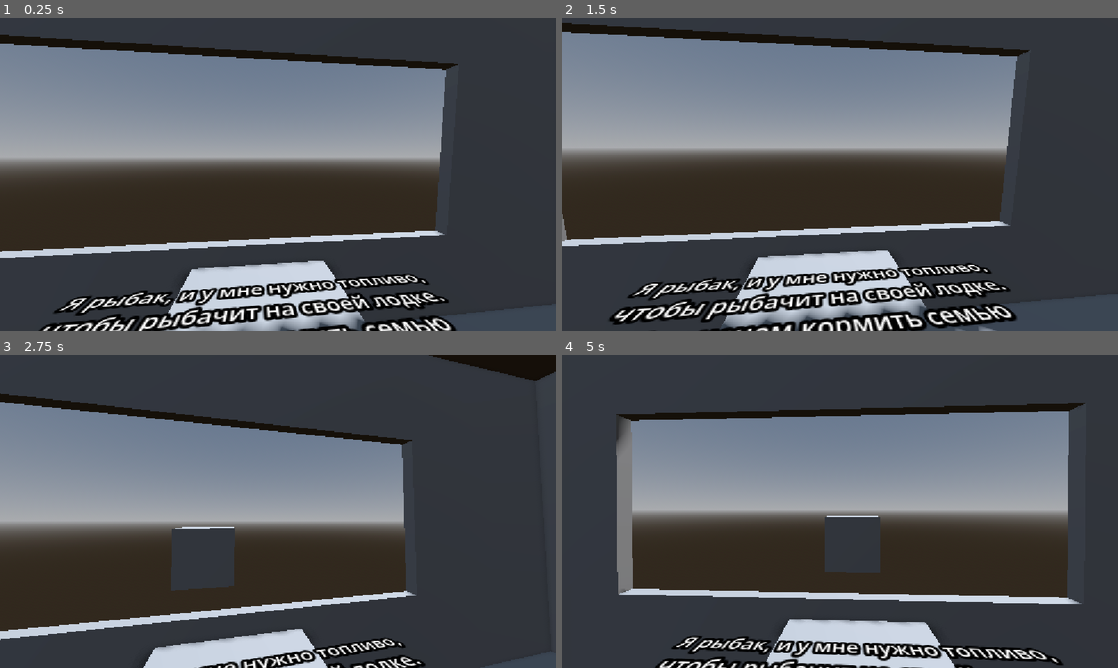
Above: before the commit, frames 1-4 (two rows, left to right).
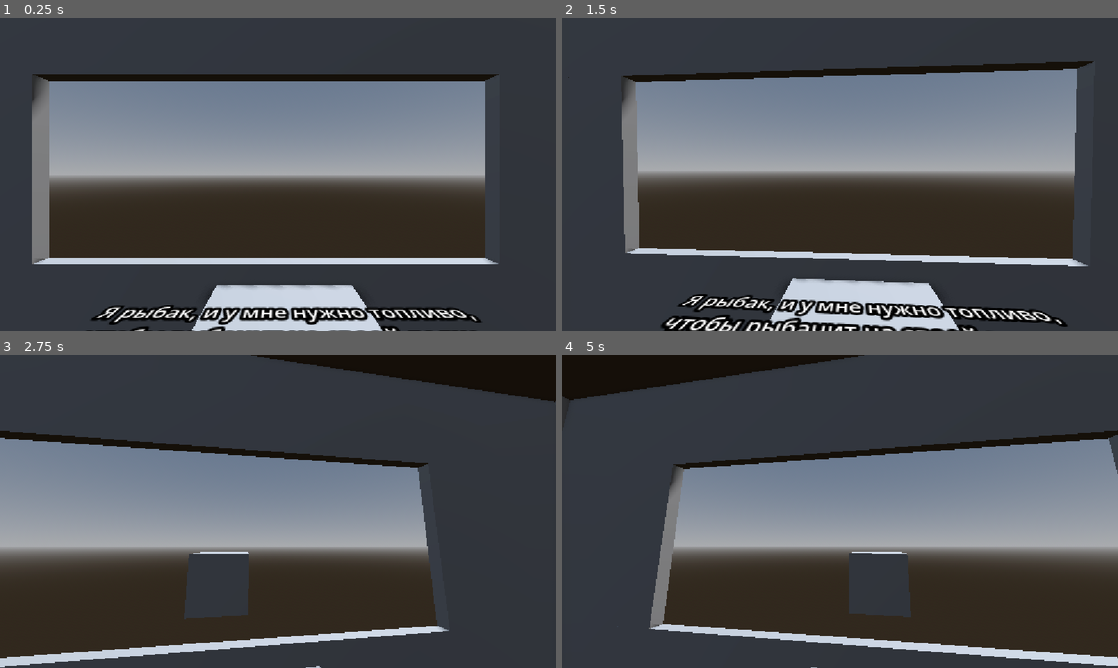
Above: after the commit, the same moments.

Repository: RolicsVin/AZS
Game: Godot game, scene res://scenes/game.tscn
Two runs of this game, one before a commit and one after it. Both use one fixed random seed, a clock stepped at 60 frames per second and the inputs below.
Inputs (mouse positions are in pixels of both pictures, inside the frame that each line leads up to):
- Up to frame 1 (0.25 s): no input
- Up to frame 2 (1.5 s): tap Enter (ui_accept) at 0.5, 0.77 s; move the mouse to (962, 158) at 0.52 s; hold Right (ui_right) 0.53-1.28 s; click (962, 158) at 0.6 s; move the mouse to (728, 190) at 1.27 s; hold Down (ui_down) from 1.28 s (still down); click (728, 190) at 1.35 s
- Up to frame 3 (2.75 s): tap Enter (ui_accept) at 1.52 s; move the mouse to (333, 442) at 2.02 s; release Down (ui_down) at 2.03 s; hold Right (ui_right) from 2.03 s (still down); click (333, 442) at 2.1 s
- Up to frame 4 (5 s): move the mouse to (812, 574) at 2.77 s; release Right (ui_right) at 2.78 s; hold Up (ui_up) 2.78-3.53 s; click (812, 574) at 2.85 s; tap Enter (ui_accept) at 3.02, 3.77, 4.52 s; move the mouse to (1006, 558) at 3.52 s; hold Left (ui_left) from 3.53 s (still down); click (1006, 558) at 3.6 s; move the mouse to (673, 464) at 4.27 s; click (673, 464) at 4.35 s

The runs differ from the first frame. In frame 1, 40% of the frame differs, in the area x 0-100%, y 5-100%; in frame 2, 50%; in frame 3, 36%; in frame 4, 58%, in the area x 0-100%, y 0-100%.

Commit message:
lol reshi ne iskystvennim intellekom

Diff:
--- a/project.godot
+++ b/project.godot
@@ -22,7 +22,7 @@
 
 [display]
 
-window/size/mode=2
+window/size/mode=3
 window/stretch/mode="canvas_items"
 window/stretch/aspect="expand"
 
--- a/scenes/camera_3d.gd
+++ b/scenes/camera_3d.gd
@@ -1,45 +1,34 @@
 
 extends Camera3D
 
-@export var speed = 5.0
-@export var limit = 30.0
-@export var speed1 = 5.0
-@export var limit1 = 0.5
+@export var speed: float = 5.0
+@export var limit: float = 10.0
+@export var mouse_sensitivity: float = 0.1
 
-@export var offset: Vector3
-
-var modepos = false
 var normal_rotation: Vector3
-var normal_position: Vector3
+var mouse_rotation: Vector2 = Vector2.ZERO
 
 func _ready():
 	normal_rotation = rotation_degrees
-	normal_position = position
+	Input.mouse_mode = Input.MOUSE_MODE_VISIBLE
+	get_viewport().warp_mouse(get_viewport().size / 2)
+
+func _input(event):
+	if event is InputEventMouseMotion:
+		mouse_rotation.x -= event.relative.y * mouse_sensitivity
+		mouse_rotation.y -= event.relative.x * mouse_sensitivity
+
+		mouse_rotation.x = clampf(mouse_rotation.x, -limit, limit)
+		mouse_rotation.y = clampf(mouse_rotation.y, -limit, limit)
 
 func _process(delta):
-	if Input.is_action_just_pressed("interact"):
-		modepos = not modepos
+	var target_rotation: Vector3 = normal_rotation + Vector3(
+		mouse_rotation.x,
+		mouse_rotation.y,
+		0.0
+	)
 
-	var mouse = get_viewport().get_mouse_position() / Vector2(get_viewport().size)
-
-	if modepos:
-		var target_position = Vector3(
-			normal_position.x + (mouse.x - 0.5) * limit1,
-			normal_position.y,
-			normal_position.z + (mouse.y - 0.5) * limit1
-		)
-
-		var target_rotation = normal_rotation + Vector3(-90.0, 0.0, 0.0)
-
-		position = position.lerp(target_position, clampf(speed * delta, 0.0, 1.0))
-		rotation_degrees = rotation_degrees.lerp(target_rotation, clampf(speed1 * delta, 0.0, 1.0))
-
-	else:
-		var target_rotation = normal_rotation + Vector3(
-			-(mouse.y - 0.5) * limit,
-			-(mouse.x - 0.5) * limit,
-			0.0
-		) + offset
-
-		position = position.lerp(normal_position, clampf(speed1 * delta, 0.0, 1.0))
-		rotation_degrees = rotation_degrees.lerp(target_rotation, clampf(speed * delta, 0.0, 1.0))
+	rotation_degrees = rotation_degrees.lerp(
+		target_rotation,
+		clampf(speed * delta, 0.0, 1.0)
+	)
--- a/scenes/game.tscn
+++ b/scenes/game.tscn
@@ -417,7 +417,6 @@
 [node name="Camera3D" type="Camera3D" parent="." unique_id=1287069292]
 transform = Transform3D(0.99999994, 0, 0, 0, 1, 0, 0, 0, 0.99999994, -0.03702569, 1.0806606, -1.4133594)
 script = ExtResource("8_dinhu")
-offset = Vector3(0, -3, 0)
 
 [node name="UI" type="Control" parent="." unique_id=197028051]
 layout_mode = 3
